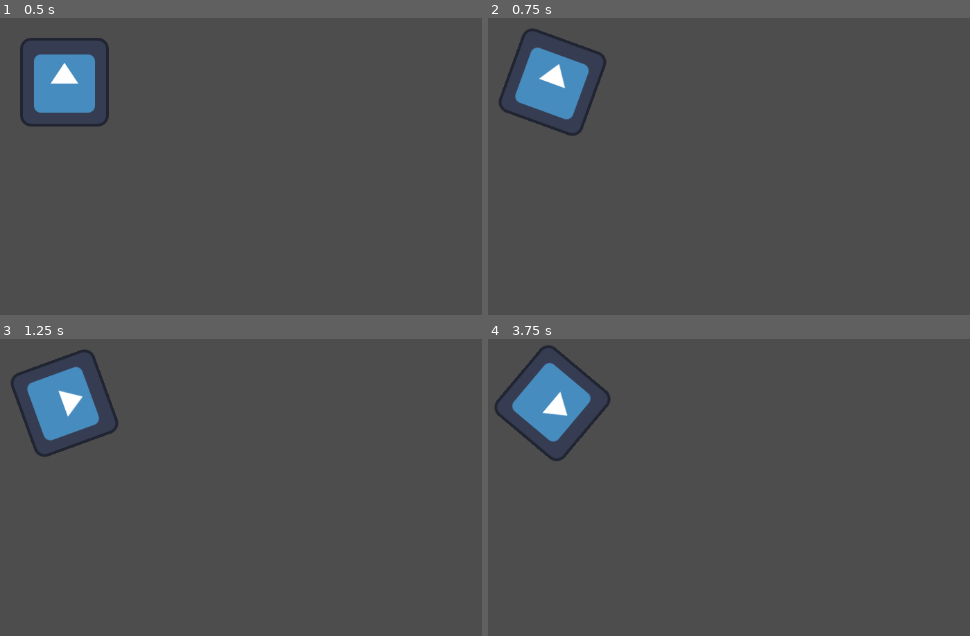
Above: before the commit, frames 1-4 (two rows, left to right).
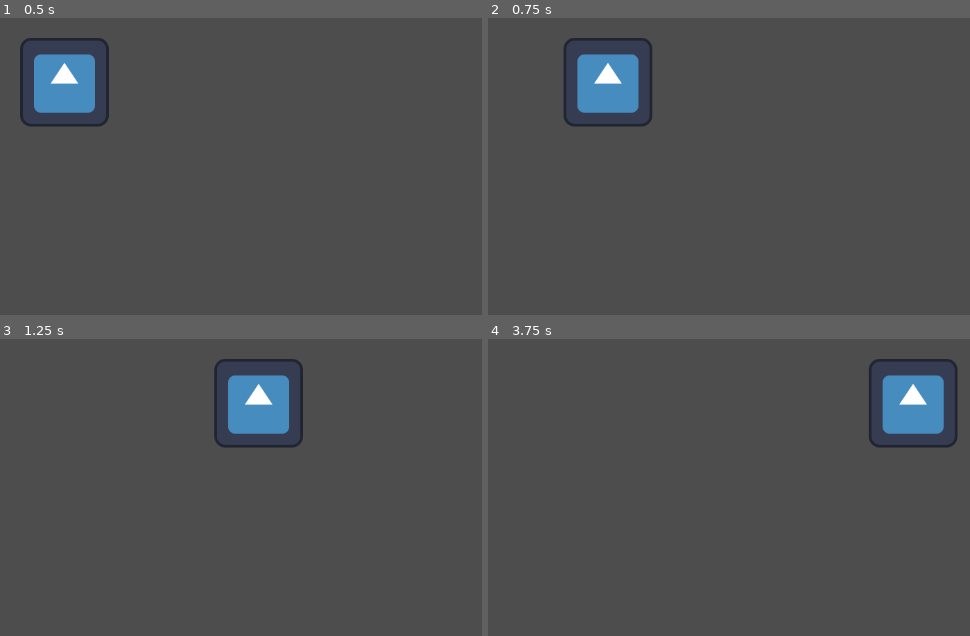
Above: after the commit, the same moments.

Repository: Fuzzy39/TeamJam
Game: Godot game, scene res://player.tscn
Two runs of this game, one before a commit and one after it. Both use one fixed random seed, a clock stepped at 60 frames per second and the inputs below. The engine's default icon, where the game draws it, is replaced by a stand-in: a white triangle on a blue panel in a dark square.
Inputs:
- Up to frame 1 (0.5 s): no input
- Up to frame 2 (0.75 s): tap Enter at 0.5 s; hold Right (spin_right, bound only before the commit) from 0.53 s (still down)
- Up to frame 3 (1.25 s): keep holding Right (spin_right, bound only before the commit)
- Up to frame 4 (3.75 s): release Right (spin_right, bound only before the commit) at 1.28 s; hold Down (down, bound only after the commit) 1.28-2.03 s; hold Right (spin_right, bound only before the commit) 2.03-2.78 s; hold Up (up, bound only after the commit) 2.78-3.53 s; hold Left (spin_left, bound only before the commit) from 3.53 s (still down)

Frame 1 is identical in both runs. In frame 2, 5.8% of the frame differs, in the area x 2-35%, y 3-40%; in frame 3, 6.5%; in frame 4, 6.5%, in the area x 1-98%, y 2-42%.

Commit message:
Added main organization

Diff:
--- a/Main.tscn
+++ b/Main.tscn
@@ -1,3 +1,13 @@
-[gd_scene format=3 uid="uid://besq7qgsfsslv"]
+[gd_scene load_steps=4 format=3 uid="uid://besq7qgsfsslv"]
 
-[node name="Node2D" type="Node2D"]
+[ext_resource type="PackedScene" uid="uid://bmhyhsixugfo" path="res://player.tscn" id="1_pa26x"]
+[ext_resource type="PackedScene" uid="uid://77tgh2eswlxq" path="res://world.tscn" id="2_dwvlx"]
+[ext_resource type="PackedScene" uid="uid://l7p8h44waxb2" path="res://gui.tscn" id="3_nfun1"]
+
+[node name="Main" type="Node"]
+
+[node name="Player" parent="." instance=ExtResource("1_pa26x")]
+
+[node name="World" parent="." instance=ExtResource("2_dwvlx")]
+
+[node name="GUI" parent="." instance=ExtResource("3_nfun1")]
--- /dev/null
+++ b/gui.tscn
@@ -0,0 +1,3 @@
+[gd_scene format=3 uid="uid://l7p8h44waxb2"]
+
+[node name="GUI" type="CanvasGroup"]
--- a/player.gd
+++ b/player.gd
@@ -1,10 +1,11 @@
 extends CharacterBody2D
 
-var spinny_speed = 100
+@export var speed = 400
 
-func _process(delta):
+func get_input():
+	var input_direction = Input.get_vector("left", "right", "up", "down")
+	velocity = input_direction * speed
 
-	if Input.is_action_pressed("spin_left"):
-		rotation_degrees -= spinny_speed * delta
-	if Input.is_action_pressed("spin_right"):
-		rotation_degrees += spinny_speed * delta
+func _physics_process(delta):
+	get_input()
+	move_and_slide()
--- a/project.godot
+++ b/project.godot
@@ -21,13 +21,27 @@
 
 [input]
 
-spin_left={
+left={
 "deadzone": 0.5,
 "events": [Object(InputEventKey,"resource_local_to_scene":false,"resource_name":"","device":-1,"window_id":0,"alt_press …(182 unchanged characters)…
+, Object(InputEventKey,"resource_local_to_scene":false,"resource_name":"","device":-1,"window_id":0,"alt_pressed":false,"shift_pressed":false,"ctrl_pressed":false,"meta_pressed":false,"pressed":false,"keycode":0,"physical_keycode":65,"key_label":0,"unicode":97,"echo":false,"script":null)
 ]
 }
-spin_right={
+right={
 "deadzone": 0.5,
 "events": [Object(InputEventKey,"resource_local_to_scene":false,"resource_name":"","device":-1,"window_id":0,"alt_press …(182 unchanged characters)…
+, Object(InputEventKey,"resource_local_to_scene":false,"resource_name":"","device":-1,"window_id":0,"alt_pressed":false,"shift_pressed":false,"ctrl_pressed":false,"meta_pressed":false,"pressed":false,"keycode":0,"physical_keycode":68,"key_label":0,"unicode":100,"echo":false,"script":null)
 ]
 }
+up={
+"deadzone": 0.5,
+"events": [Object(InputEventKey,"resource_local_to_scene":false,"resource_name":"","device":-1,"window_id":0,"alt_pressed":false,"shift_pressed":false,"ctrl_pressed":false,"meta_pressed":false,"pressed":false,"keycode":0,"physical_keycode":4194320,"key_label":0,"unicode":0,"echo":false,"script":null)
+, Object(InputEventKey,"resource_local_to_scene":false,"resource_name":"","device":-1,"window_id":0,"alt_pressed":false,"shift_pressed":false,"ctrl_pressed":false,"meta_pressed":false,"pressed":false,"keycode":0,"physical_keycode":87,"key_label":0,"unicode":119,"echo":false,"script":null)
+]
+}
+down={
+"deadzone": 0.5,
+"events": [Object(InputEventKey,"resource_local_to_scene":false,"resource_name":"","device":-1,"window_id":0,"alt_pressed":false,"shift_pressed":false,"ctrl_pressed":false,"meta_pressed":false,"pressed":false,"keycode":0,"physical_keycode":4194322,"key_label":0,"unicode":0,"echo":false,"script":null)
+, Object(InputEventKey,"resource_local_to_scene":false,"resource_name":"","device":-1,"window_id":0,"alt_pressed":false,"shift_pressed":false,"ctrl_pressed":false,"meta_pressed":false,"pressed":false,"keycode":0,"physical_keycode":83,"key_label":0,"unicode":115,"echo":false,"script":null)
+]
+}
--- /dev/null
+++ b/world.tscn
@@ -0,0 +1,4 @@
+[gd_scene format=3 uid="uid://77tgh2eswlxq"]
+
+[node name="World" type="TileMap"]
+format = 2
